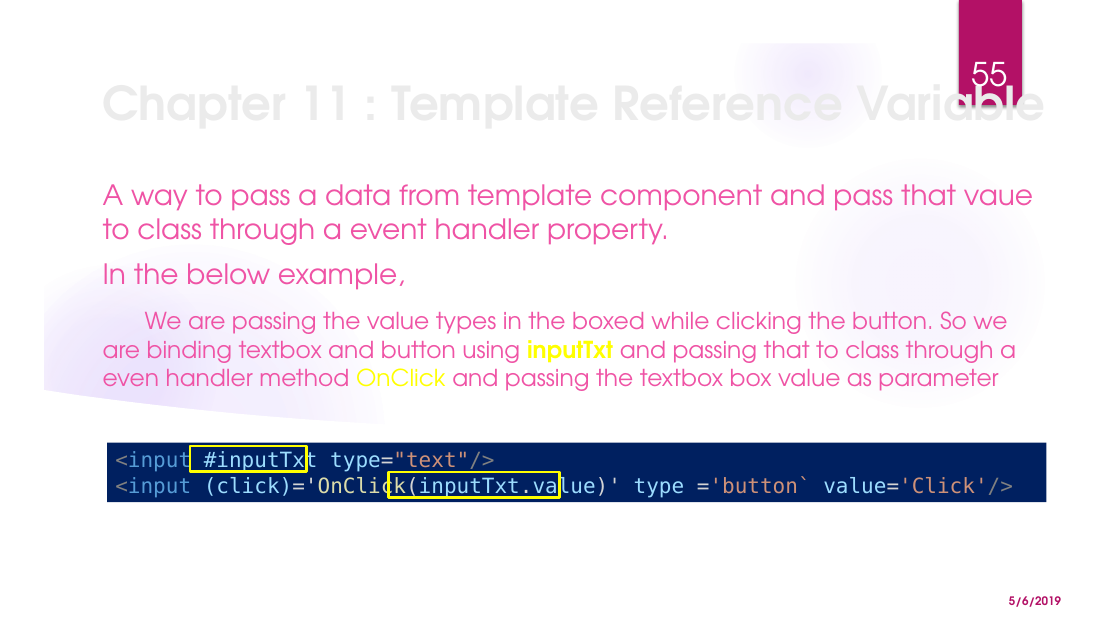
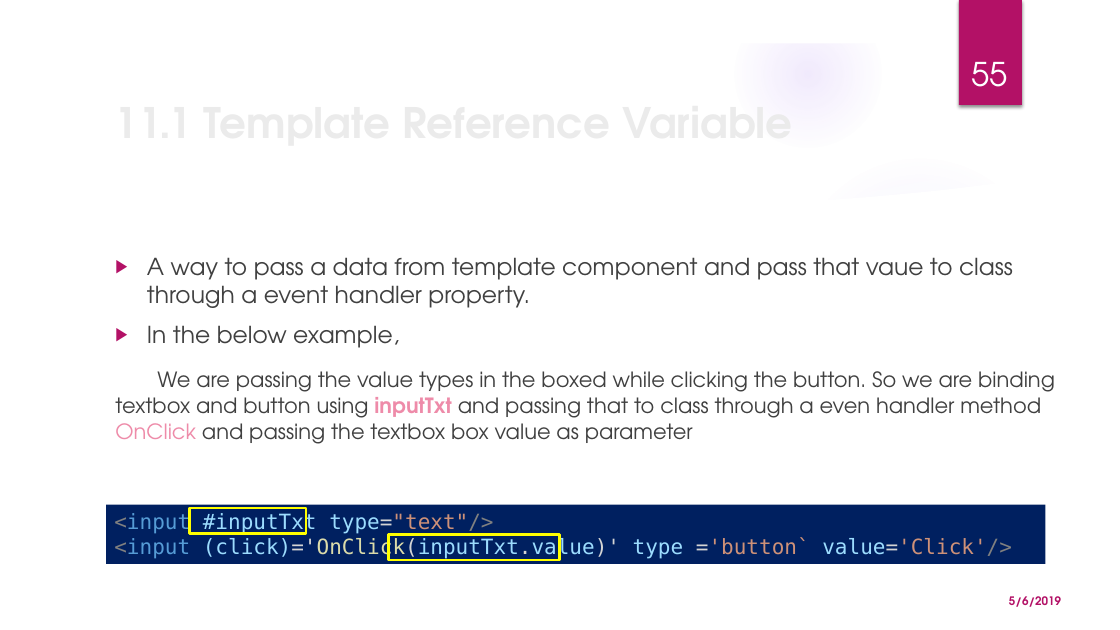
Before and after one commit to monicka2479/AngularSession, a slide deck: slide 55 of Angular Presentation.pptx. Drawn at 1120x630 pixels with LibreOffice and Linux fonts; fonts in the diff are those of the drawing; background and template pictures are left out. Boxes give left, top, right and bottom in pixels: in the first picture for what was removed or moved away, otherwise in the second. Text is boxed around its words. In the diff, an @@ line names an element or a change of style, - is before the commit and + after.

Commit message:
Updated TRW, two way binding

```diff
--- a/Angular Presentation.pptx
+++ b/Angular Presentation.pptx
@@ title "11.1 Template Reference Variable" at [452, 257, 556, 286]: vertical alignment bottom to middle @@
@@ freeform shape: place and size @@
-freeform shape at [779, 360, 1085, 452]
+freeform shape at [779, 140, 1085, 231]
@@ freeform shape: place and size @@
-freeform shape at [42, 390, 1078, 605]
+freeform shape at [42, 171, 1078, 588]
@@ text "A way to pass a ...": place and size @@
-text "A way to pass a ..." at [103, 184, 1033, 391]
+text "A way to pass a ..." at [115, 257, 1055, 444]
@@ text "A way to pass a ..." at [115, 257, 1055, 444]: size 24 to 20 pt in "A way to pass a data from ...", "In the below example,"; text colour #EF53A5 to #404040; size 20 to 18 pt in "We are passing the value types in ..."; text colour #FFFF00 to #EE8BA9 in "inputTxt OnClick"; bullet none to ▶ @@
@@ title at [452, 257, 556, 286]: text changed; size 40 to 36 pt @@
-Chapter 11 : Template Reference Variable
+11.1 Template Reference Variable
@@ 3 rectangles: place and size @@
-3 rectangles at [107, 443, 1046, 502]
+3 rectangles at [106, 505, 1045, 565]
```
Also in this commit, not shown: 2 other slides changed, 2 slides added.
